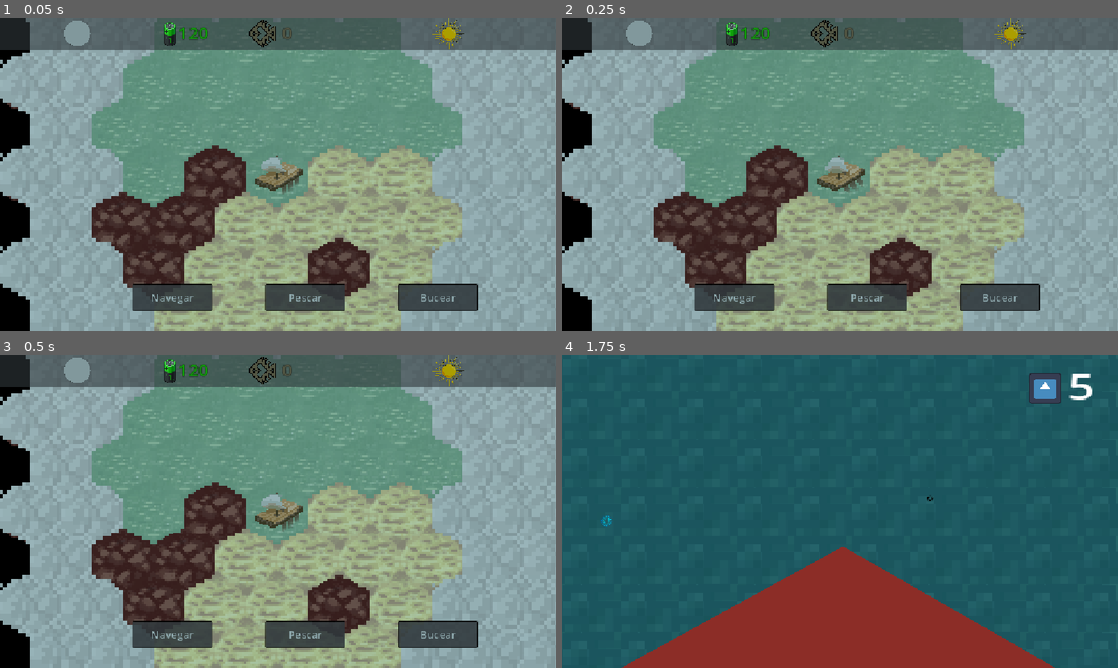
Above: before the commit, frames 1-4 (two rows, left to right).
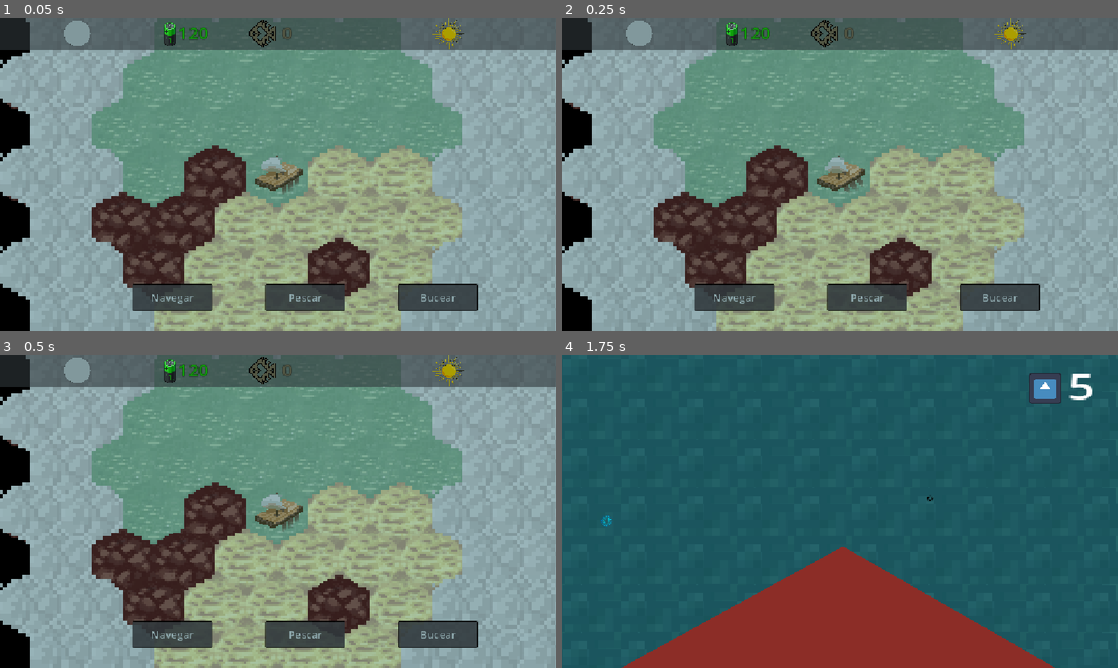
Above: after the commit, the same moments.

Repository: dabantoibarguen/Mullu-PGJ2026
Game: Godot game, scene res://navegacion/navegacion.tscn
Two runs of this game, one before a commit and one after it. Both use one fixed random seed, a clock stepped at 60 frames per second and the inputs below. The engine's default icon, where the game draws it, is replaced by a stand-in: a white triangle on a blue panel in a dark square.
Inputs (mouse positions are in pixels of both pictures, inside the frame that each line leads up to):
- Up to frame 1 (0.05 s): no input
- Up to frame 2 (0.25 s): no input
- Up to frame 3 (0.5 s): no input
- Up to frame 4 (1.75 s): click "Pescar" at 0.5 s; tap Enter at 1.25 s; move the mouse to (962, 495) at 1.27 s; hold Right (ui_right) from 1.28 s (still down); tap Space at 1.52 s

The runs differ from the first frame. In frame 1, 0.7% of the frame differs, in the area x 23-71%, y 10-44%; in frame 2, 0.5%; in frame 3, 0.6%; in frame 4, nothing differs.

Commit message:
unhandled input update (to avoid clicking through a button)

Diff:
--- a/navegacion/control-navegacion.gd
+++ b/navegacion/control-navegacion.gd
@@ -46,7 +46,9 @@
 	main.navegar()
 
 func menu_psc():
+	# Calcular que tipo de pescado basado en: tile atlas (profundidad), hora, temp, y modificadores
 	main.pescar()
 
 func menu_bco():
+	# Calcular que tipo de mullu basado en: tile atlas (profundidad), hora, temp, roca in neighbors?
 	main.bucear()
--- a/navegacion/nav_menu.tscn
+++ b/navegacion/nav_menu.tscn
@@ -99,9 +99,10 @@
 theme_override_styles/hover_pressed = SubResource("StyleBoxFlat_0lkfs")
 text = "Bucear"
 
-[node name="ColorRect" type="ColorRect" parent="." unique_id=1925910099]
+[node name="TopBar" type="ColorRect" parent="." unique_id=1925910099]
 offset_right = 1200.0
 offset_bottom = 60.0
+mouse_filter = 2
 color = Color(0.28235295, 0.2784314, 0.2901961, 0.6)
 
 [node name="Pescao" type="Sprite2D" parent="." unique_id=949772439]
--- a/navegacion/navegar.gd
+++ b/navegacion/navegar.gd
@@ -12,6 +12,7 @@
 
 var tile_cost = 2
 # Update with blessings and/or other perks
+var tile_type
 
 var painted_tiles = []
 
@@ -20,9 +21,9 @@
 var oldTracer = Line2D.new()
 
 var path_to_target = []
+
 var moving = false
-var standby = false
-
+var standby = false # Is this even needed at this point?
 var move_action = false
 
 # Should replace with Data Layers later
@@ -78,7 +79,7 @@
 	start = target
 	return path
 
-func _input(ev: InputEvent) -> void:
+func _unhandled_input(ev: InputEvent) -> void:
 	if standby:
 		return
 	if ev is InputEventMouse:
@@ -139,6 +140,8 @@
 
 func pescar():
 	nav.energy -= 3
+	var profundidad = valid_tiles.get(get_cell_atlas_coords(boat.cur_coords))
+	print(profundidad)
 	var pescar = pesca_game.instantiate()
 	pause_nav()
 	pescar.connect("resultado_pesca", add_fish)
@@ -157,7 +160,7 @@
 		hovered_cell = self.local_to_map(get_global_mouse_position())
 		var msg = ""
 		if(standby or moving or fog.get_cell_source_id(hovered_cell) != -1):
-			remove_child(oldTracer)
+			remove_child(oldTracer) # Careful of all the debugging errors woops
 			boat.label.text = msg
 			unhovered_cell = hovered_cell
 			return
--- a/pesca/pesca_main.gd
+++ b/pesca/pesca_main.gd
@@ -19,7 +19,7 @@
 		durabilidad = max(0 ,dur)
 		durLabel.text = str(durabilidad)
 		if durabilidad <= 0:
-			resultado_pesca.emit(0)
+			resultado_pesca.emit(pescados)
 			queue_free()
 
 # Limited area polygon calculations
